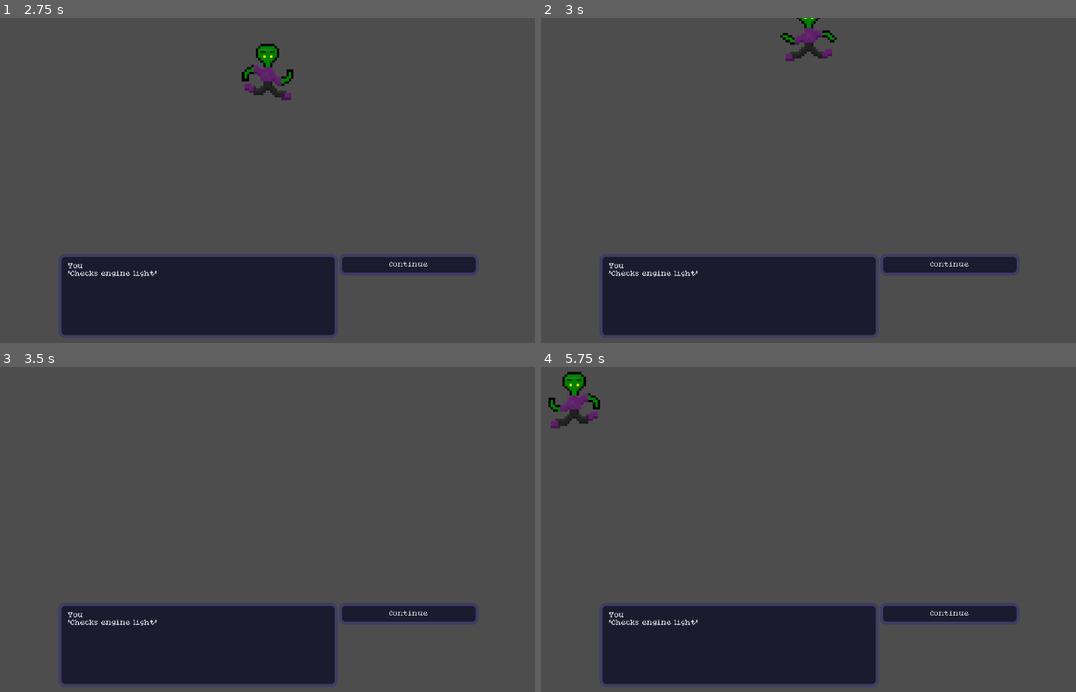
Above: before the commit, frames 1-4 (two rows, left to right).
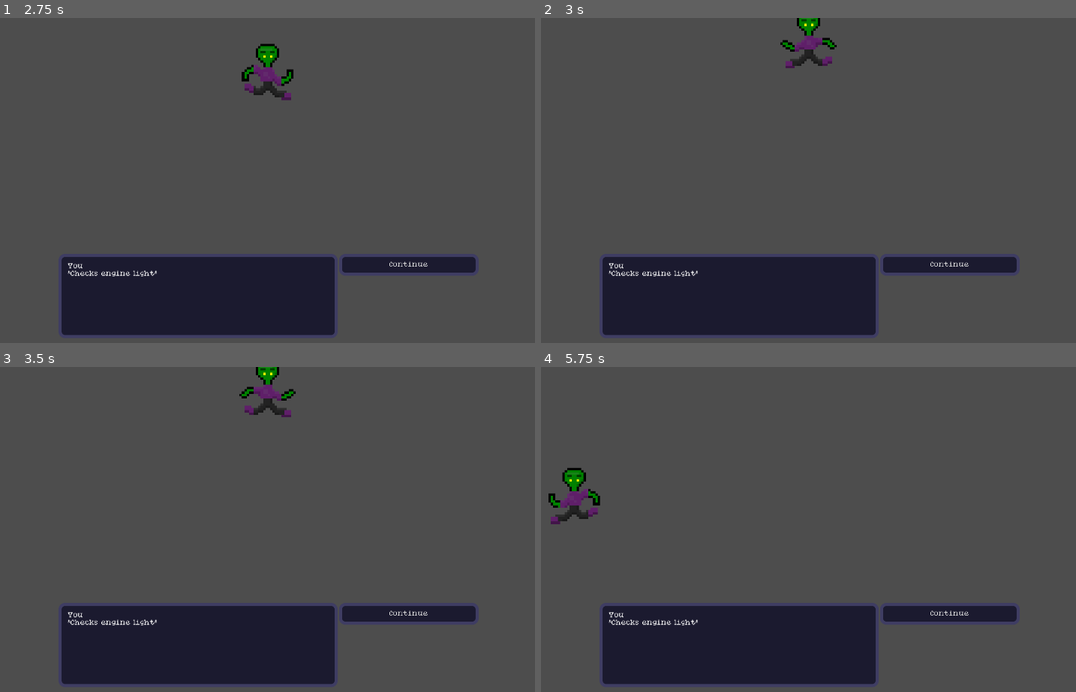
Above: after the commit, the same moments.

Repository: shadraps/language-game
Game: Godot game, scene res://scenes/levels/game_intro.tscn
Two runs of this game, one before a commit and one after it. Both use one fixed random seed, a clock stepped at 60 frames per second and the inputs below.
Inputs:
- Up to frame 1 (2.75 s): click "Continue" at 0.5 s; click "Continue" at 1.25 s; tap Enter (ui_accept) at 2, 2.27 s; hold Up (up) from 2.03 s (still down); hold E (interact) from 2.03 s (still down)
- Up to frame 2 (3 s): keep holding Up (up); release E (interact) at 2.78 s; tap E (interact) at 2.85 s
- Up to frame 3 (3.5 s): keep holding Up (up); tap Enter (ui_accept) at 3.02 s
- Up to frame 4 (5.75 s): release Up (up) at 3.53 s; hold E (interact) 3.53-4.28 s; hold A (left) 3.53-5.03 s; tap E (interact) at 4.35 s; tap Enter (ui_accept) at 4.52, 5.27 s; hold Down (down) from 5.03 s (still down); hold E (interact) from 5.03 s (still down)

Frame 1 is identical in both runs. In frame 2, 0.9% of the frame differs, in the area x 44-56%, y 0-16%; in frame 3, 0.7%; in frame 4, 1.6%, in the area x 1-12%, y 1-49%.

Commit message:
add border collisions

Diff:
--- a/language-game/dialog/game_intro.json
+++ b/language-game/dialog/game_intro.json
@@ -41,6 +41,22 @@
 		"message": "Oh gosh, the flight deck is a mess.",
 
 		"jump": [],
-		"responses": {}
+		"responses": {
+			"Continue": {
+				"speaker": "You",
+				"message": "Hmm... Yeah, I really don't want to deal with that now.",
+
+				"jump": [],
+				"responses": {
+					"Continue": {
+						"speaker": "You",
+						"message": "I'll reward myself with a \"break\" for a successful landing, then I'll come back and clean up later. In just 5 minutes. Yup.",
+
+						"jump": [],
+						"responses": {}
+					}
+				}
+			}
+		}
 	}
 }
--- /dev/null
+++ b/language-game/nodes/map/border_collider.tscn
@@ -0,0 +1,32 @@
+[gd_scene format=3 uid="uid://dd28c526j41aa"]
+
+[sub_resource type="PhysicsMaterial" id="PhysicsMaterial_3se44"]
+
+[sub_resource type="SegmentShape2D" id="SegmentShape2D_dt32y"]
+b = Vector2(0, 2000)
+
+[sub_resource type="SegmentShape2D" id="SegmentShape2D_037n5"]
+b = Vector2(2000, 0)
+
+[sub_resource type="SegmentShape2D" id="SegmentShape2D_ouarq"]
+a = Vector2(1920, 0)
+b = Vector2(1920, 2000)
+
+[sub_resource type="SegmentShape2D" id="SegmentShape2D_5hjxr"]
+a = Vector2(0, 1080)
+b = Vector2(2000, 1080)
+
+[node name="BorderCollider" type="StaticBody2D" unique_id=826314917]
+physics_material_override = SubResource("PhysicsMaterial_3se44")
+
+[node name="CollisionShape2D" type="CollisionShape2D" parent="." unique_id=1808607089]
+shape = SubResource("SegmentShape2D_dt32y")
+
+[node name="CollisionShape2D2" type="CollisionShape2D" parent="." unique_id=1394209420]
+shape = SubResource("SegmentShape2D_037n5")
+
+[node name="CollisionShape2D3" type="CollisionShape2D" parent="." unique_id=2054060801]
+shape = SubResource("SegmentShape2D_ouarq")
+
+[node name="CollisionShape2D4" type="CollisionShape2D" parent="." unique_id=1739080786]
+shape = SubResource("SegmentShape2D_5hjxr")
--- a/language-game/scenes/levels/game_intro.tscn
+++ b/language-game/scenes/levels/game_intro.tscn
@@ -2,6 +2,7 @@
 
 [ext_resource type="PackedScene" uid="uid://oqwbubno4dgk" path="res://nodes/player.tscn" id="1_5hjxr"]
 [ext_resource type="PackedScene" uid="uid://cvpb86u3bbh8y" path="res://nodes/dialog/start_dialog.tscn" id="2_5hjxr"]
+[ext_resource type="PackedScene" uid="uid://dd28c526j41aa" path="res://nodes/map/border_collider.tscn" id="3_dt32y"]
 
 [node name="GameIntro" type="Node2D" unique_id=1760251689]
 
@@ -11,3 +12,5 @@
 [node name="StartDialog" parent="." unique_id=1563343341 instance=ExtResource("2_5hjxr")]
 prompt_dialog = "Intro"
 dialog_file = "res://dialog/game_intro.json"
+
+[node name="BorderCollider" parent="." unique_id=826314917 instance=ExtResource("3_dt32y")]
